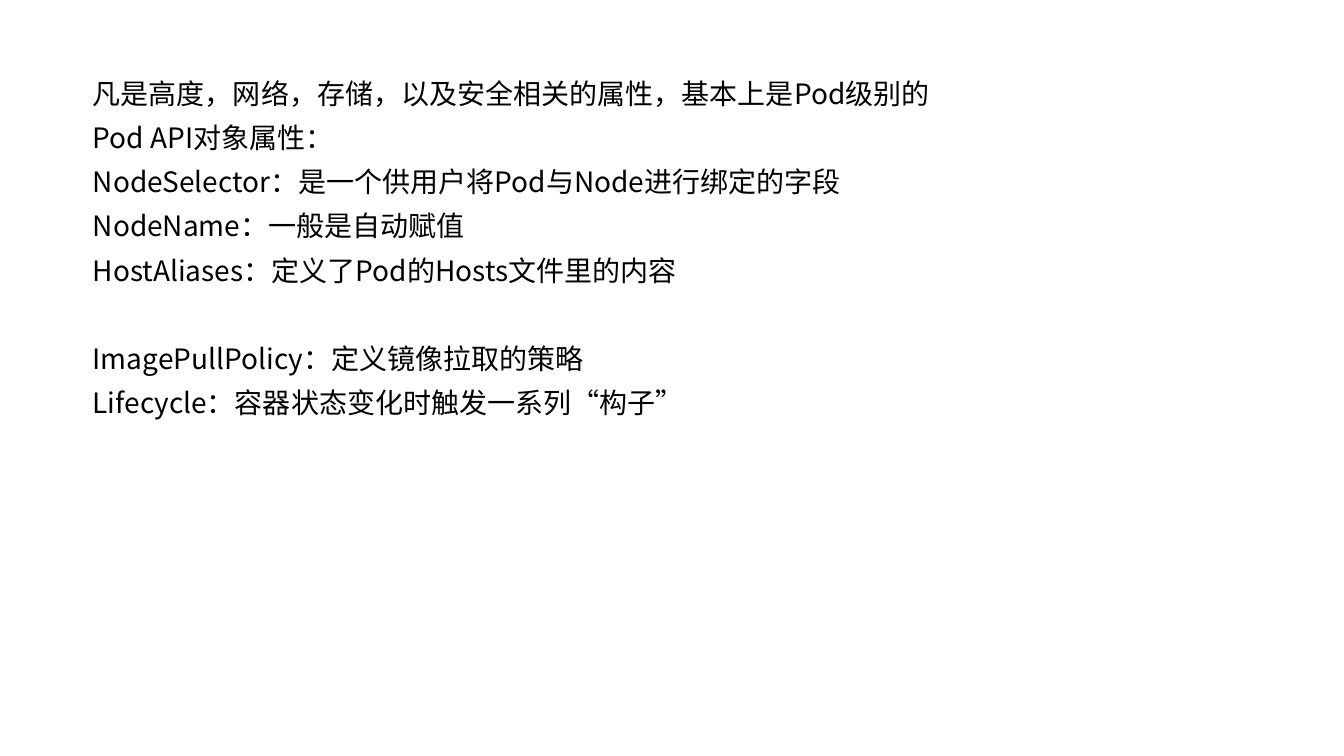
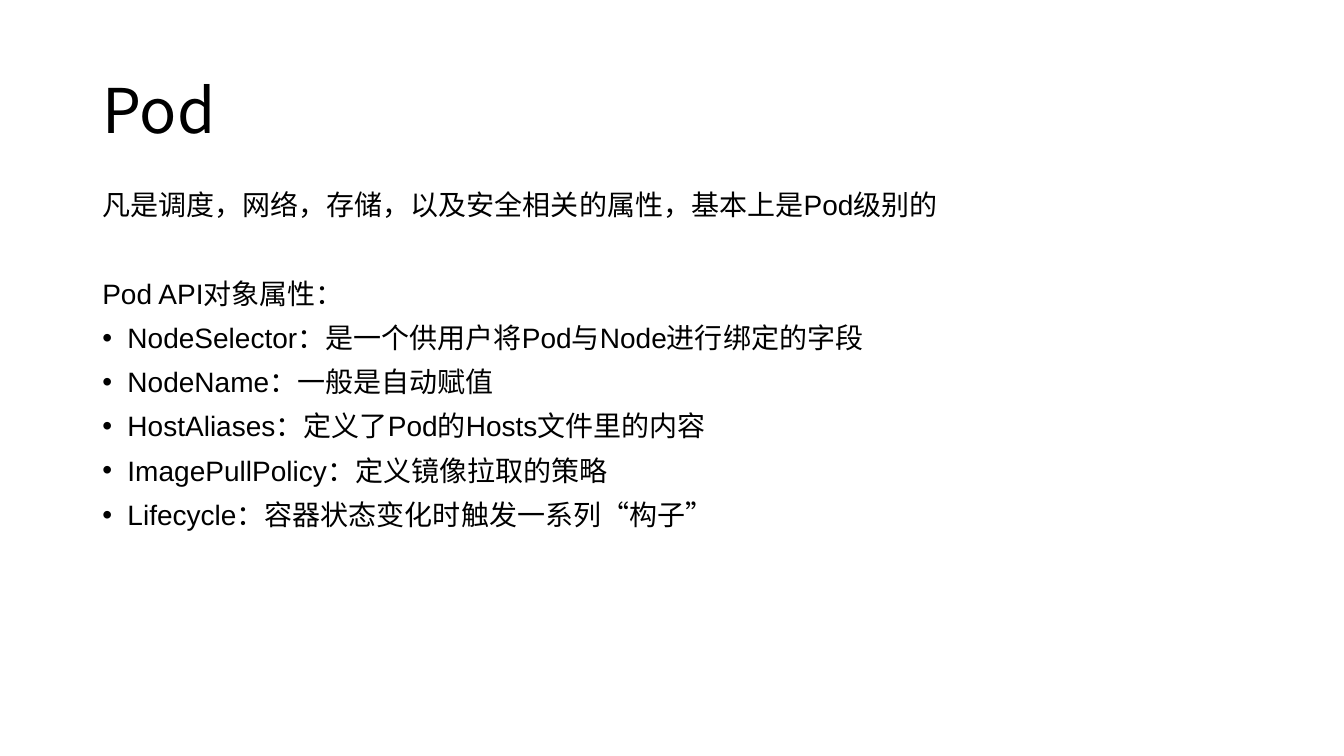
Before and after one commit to axzxs2001/Asp.NetCoreExperiment, a slide deck: slide 25 of Asp.NetCoreExperiment/kubernetes/kubernetes.pptx. Drawn at 1344x756 pixels with LibreOffice and Linux fonts; fonts in the diff are those of the drawing; background and template pictures are left out. Boxes give left, top, right and bottom in pixels: in the first picture for what was removed or moved away, otherwise in the second. Text is boxed around its words. In the diff, an @@ line names an element or a change of style, - is before the commit and + after.

```diff
--- a/Asp.NetCoreExperiment/kubernetes/kubernetes.pptx
+++ b/Asp.NetCoreExperiment/kubernetes/kubernetes.pptx
@@ title added at bbox=[102, 84, 215, 134], 44 pt, text #000000 @@
+Pod
@@ text "凡是调度，网络，存储，以及安全相关的属性，基本上是Pod级别的": place and size @@
-text "凡是调度，网络，存储，以及安全相关的属性，基本上是Pod级别的" at bbox=[93, 80, 930, 420]
+text "凡是调度，网络，存储，以及安全相关的属性，基本上是Pod级别的" at bbox=[102, 191, 937, 530]
@@ text at bbox=[102, 191, 937, 218]: text changed; font Noto Sans CJK SC to Arial @@
-凡是高度，网络，存储，以及安全相关的属性，基本上是Pod级别的
+凡是调度，网络，存储，以及安全相关的属性，基本上是Pod级别的
@@ text at bbox=[102, 282, 863, 530]: font Noto Sans CJK SC to Arial in "Pod API对象属性：", "NodeSelector：是一个供用户将Pod与Node进行绑定的字段", "NodeName：一般是自动赋值", "HostAliases：定义了Pod的Hosts文件里的内容" and 2 more places; bullet none to • @@
```
Also in this commit, not shown: 4 other slides changed, 1 slide added, 1 slide removed, 2 other files.
